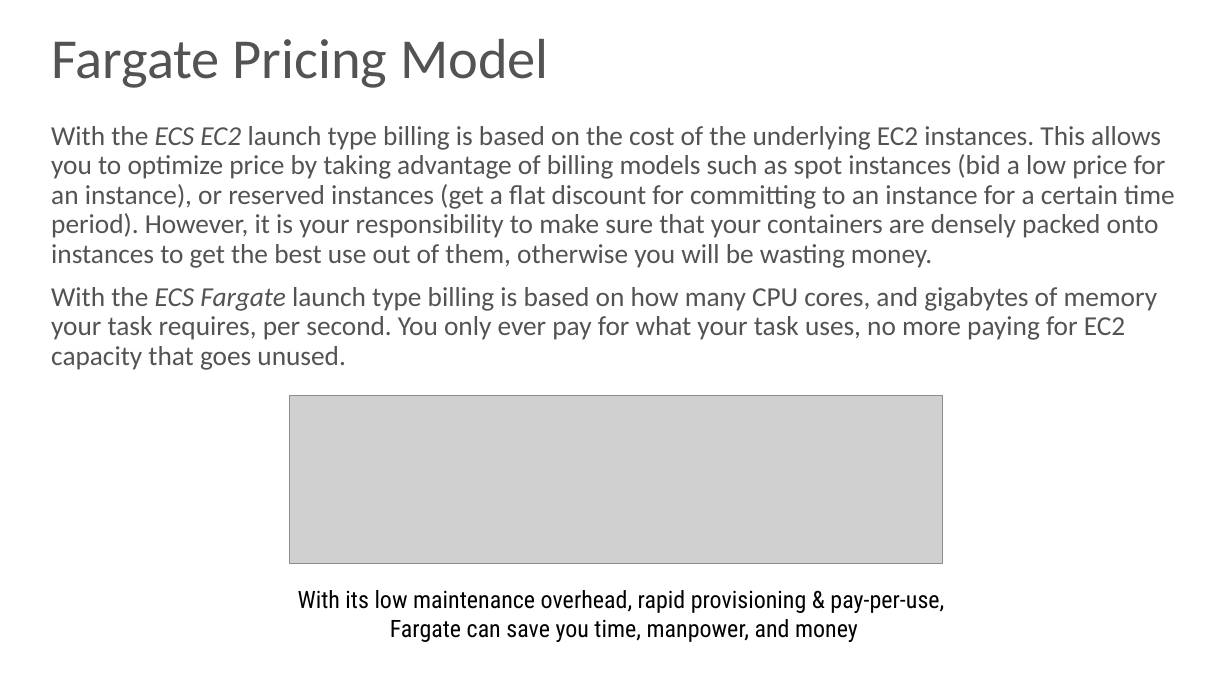
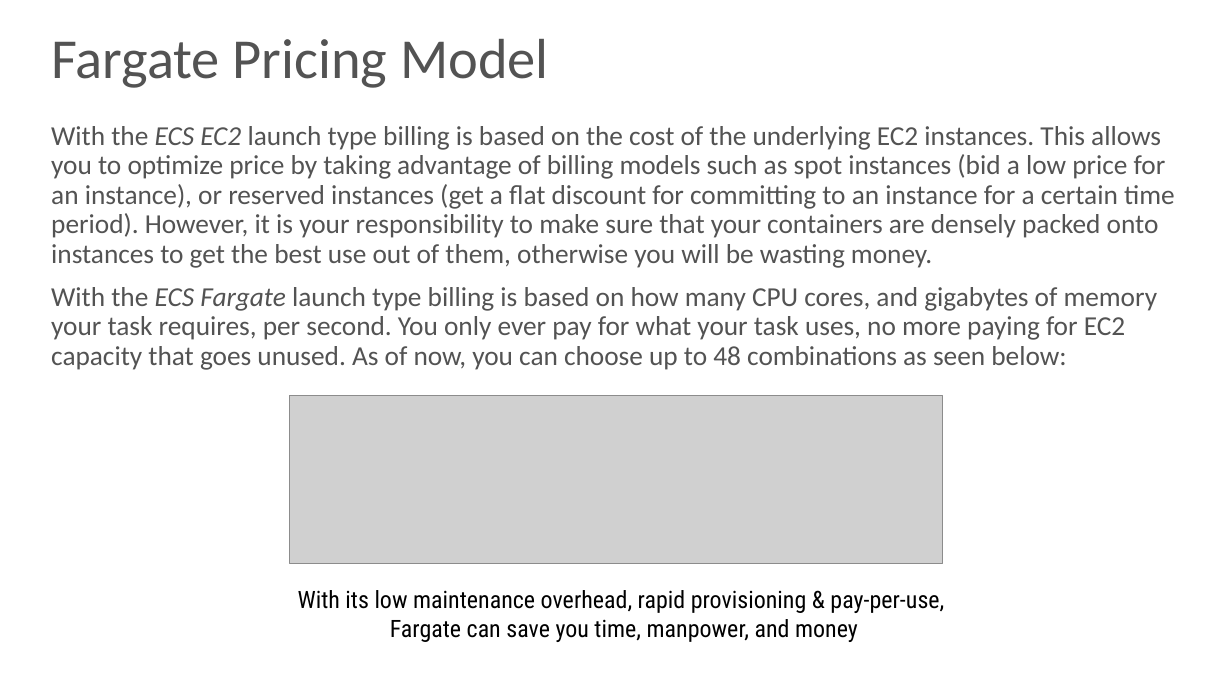
Before and after one commit to skarlekar/fargate-patterns, a slide deck: slide 7 of presentation/Fargate Patterns.pptx. Drawn at 1232x693 pixels with LibreOffice and Linux fonts; fonts in the diff are those of the drawing; grey boxes stand for pictures; background and template pictures are left out. Boxes give left, top, right and bottom in pixels: in the first picture for what was removed or moved away, otherwise in the second. Text is boxed around its words. In the diff, an @@ line names an element or a change of style, - is before the commit and + after.

Commit message:
Updated the presentation

```diff
--- a/presentation/Fargate Patterns.pptx
+++ b/presentation/Fargate Patterns.pptx
@@ text at (x1=51, y1=287, x2=1158, y2=370): text changed @@
-With the ECS Fargate launch type billing is based on how many CPU cores, and gigabytes of memory your task requires, per second. You only ever pay for what your task uses, no more paying for EC2 capacity that goes unused.
+With the ECS Fargate launch type billing is based on how many CPU cores, and gigabytes of memory your task requires, per second. You only ever pay for what your task uses, no more paying for EC2 capacity that goes unused. As of now, you can choose up to 48 combinations as seen below:
```
Also in this commit, not shown: 2 other slides changed.
